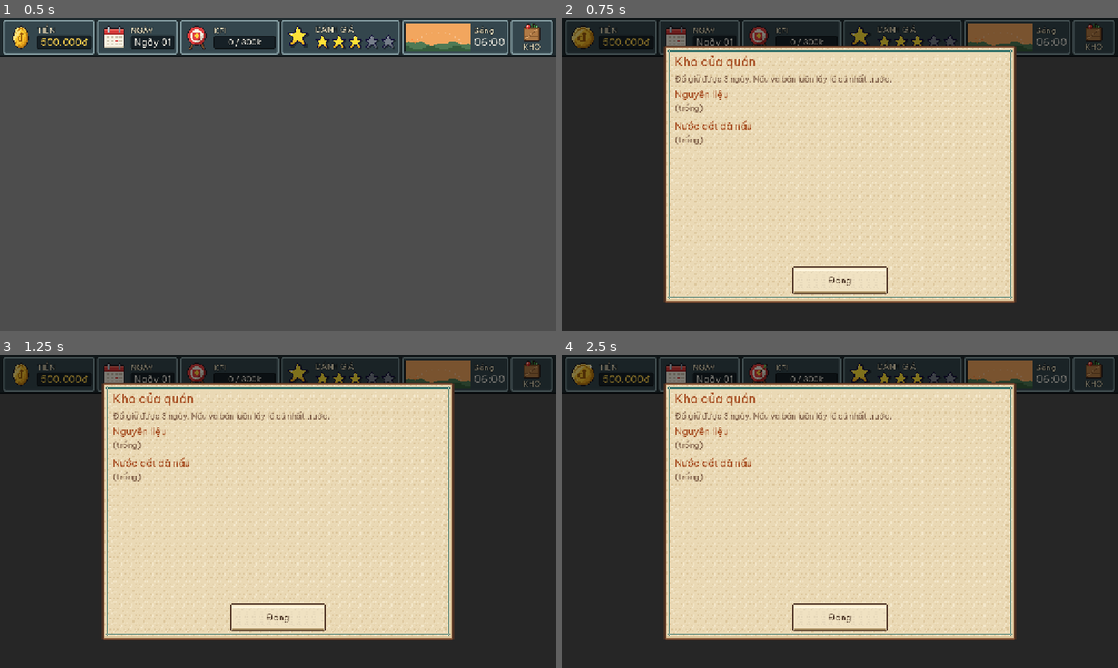
Above: before the commit, frames 1-4 (two rows, left to right).
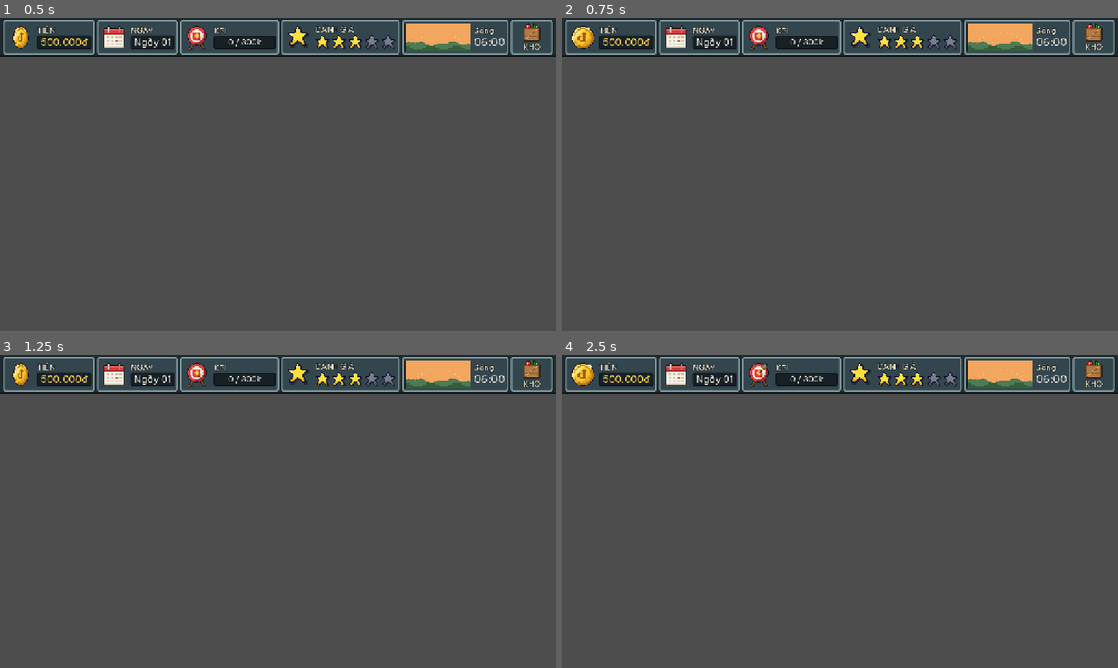
Above: after the commit, the same moments.

Repository: Znoywho/HotPot_SUNSUT
Game: Godot game, scene res://scenes/common/hud.tscn
Same seed, same stepped clock (60 frames per second), same inputs: the game is played once before the commit and once after it. This scene is started directly instead of the project's main scene.
Inputs (mouse positions are in pixels of both pictures, inside the frame that each line leads up to):
- Up to frame 1 (0.5 s): no input
- Up to frame 2 (0.75 s): click "!" at 0.5 s
- Up to frame 3 (1.25 s): no input
- Up to frame 4 (2.5 s): click (840, 617) at 1.25 s, where only the run before the commit has a clickable "Đóng"; click "!" at 2 s

Frame 1 is identical in both runs. In frame 2, 98% of the frame differs, in the area x 0-100%, y 0-100%; in frame 3, 98%; in frame 4, 98%.
Error after the commit: Parse Error: Cannot infer the type of "prepped_ids" variable because the value doesn't have a set type. (res://scenes/hunt/ui/storage_popup.gd:45)

Commit message:
Art khu bếp, nhân viên bếp; bảng Kho hiện đồ đã sơ chế

Diff:
--- a/scenes/hunt/ui/expired_popup.gd
+++ b/scenes/hunt/ui/expired_popup.gd
@@ -30,7 +30,7 @@
 	box.add_theme_constant_override("separation", 10)
 	panel.add_child(box)
 	box.add_child(HuntUI.label("Hết hạn sử dụng!", 28, HuntUI.BAD))
-	var note := HuntUI.label("Các món dưới đây đã để quá %d ngày. Bán tiếp thì mỗi nồi có thể bị khách phát hiện (phải bồi thường, trừ sao), thanh tra tới là bị phạt." % GameState.SHELF_DAYS, HuntUI.FONT_SMALL, HuntUI.INK_SOFT)
+	var note := HuntUI.label("Các món dưới đây đã để quá %d ngày. Bán tiếp thì mỗi nồi có thể bị khách phát hiện (phải bồi thường, trừ sao), thanh tra tới là bị phạt." % GameState.shelf_days(), HuntUI.FONT_SMALL, HuntUI.INK_SOFT)
 	note.autowrap_mode = TextServer.AUTOWRAP_WORD_SMART
 	note.custom_minimum_size = Vector2(720, 0)
 	box.add_child(note)
@@ -64,9 +64,9 @@
 	row.add_theme_constant_override("separation", 10)
 	var icon: Texture2D
 	var name: String
-	if e["kind"] == "item":
+	if e["kind"] == "item" or e["kind"] == "prepped":
 		icon = HuntUI.ingredient_texture(e["id"])
-		name = GameState.item_display_name(e["id"])
+		name = GameState.item_display_name(e["id"]) + (" (đã sơ chế)" if e["kind"] == "prepped" else "")
 	else:
 		icon = load(POT_ICON) if ResourceLoader.exists(POT_ICON) else null
 		var broth := Database.get_broth(e["id"])
--- a/scenes/hunt/ui/storage_popup.gd
+++ b/scenes/hunt/ui/storage_popup.gd
@@ -23,7 +23,7 @@
 	box.add_theme_constant_override("separation", 10)
 	panel.add_child(box)
 	box.add_child(HuntUI.label("Kho của quán", 28, HuntUI.RUST))
-	box.add_child(HuntUI.label("Đồ giữ được %d ngày. Nấu và bán luôn lấy lô cũ nhất trước." % GameState.SHELF_DAYS, HuntUI.FONT_SMALL, HuntUI.INK_SOFT))
+	box.add_child(HuntUI.label("Đồ giữ được %d ngày (nâng Kho lạnh để giữ lâu hơn). Sơ chế, nấu và bán luôn lấy lô cũ nhất trước." % GameState.shelf_days(), HuntUI.FONT_SMALL, HuntUI.INK_SOFT))
 	var scroll := ScrollContainer.new()
 	scroll.custom_minimum_size = Vector2(760, 400)
 	scroll.horizontal_scroll_mode = ScrollContainer.SCROLL_MODE_DISABLED
@@ -40,6 +40,14 @@
 		list.add_child(HuntUI.label("(trống)", HuntUI.FONT_SMALL, HuntUI.INK_SOFT))
 	for id in item_ids:
 		list.add_child(_row(HuntUI.ingredient_texture(id), GameState.item_display_name(id), GameState.item_batch_list(id)))
+	list.add_child(HSeparator.new())
+	list.add_child(HuntUI.label("Đã sơ chế (sẵn sàng nấu)", 22, HuntUI.RUST))
+	var prepped_ids := GameState.prepped_batches.keys()
+	prepped_ids.sort()
+	if prepped_ids.is_empty():
+		list.add_child(HuntUI.label("(trống)", HuntUI.FONT_SMALL, HuntUI.INK_SOFT))
+	for id in prepped_ids:
+		list.add_child(_row(HuntUI.ingredient_texture(id), GameState.item_display_name(id), GameState.prepped_batch_list(id)))
 	list.add_child(HSeparator.new())
 	list.add_child(HuntUI.label("Nước cốt đã nấu", 22, HuntUI.RUST))
 	var broth_ids := GameState.broth_batches.keys()
Binary file added: assets/sprites/characters/staff_lan.png
Not shown, added: assets/sprites/characters/staff_lan.png.import
Binary file added: assets/sprites/characters/staff_minh.png
Not shown, added: assets/sprites/characters/staff_minh.png.import
Binary file added: assets/sprites/characters/staff_tung.png
Not shown, added: assets/sprites/characters/staff_tung.png.import
Binary file added: assets/sprites/kitchen/basket_clean.png
Not shown, added: assets/sprites/kitchen/basket_clean.png.import
Binary file added: assets/sprites/kitchen/basket_dirty.png
Not shown, added: assets/sprites/kitchen/basket_dirty.png.import
Binary file added: assets/sprites/kitchen/beef_slab.png
Not shown, added: assets/sprites/kitchen/beef_slab.png.import
(and 63 more such lines)
